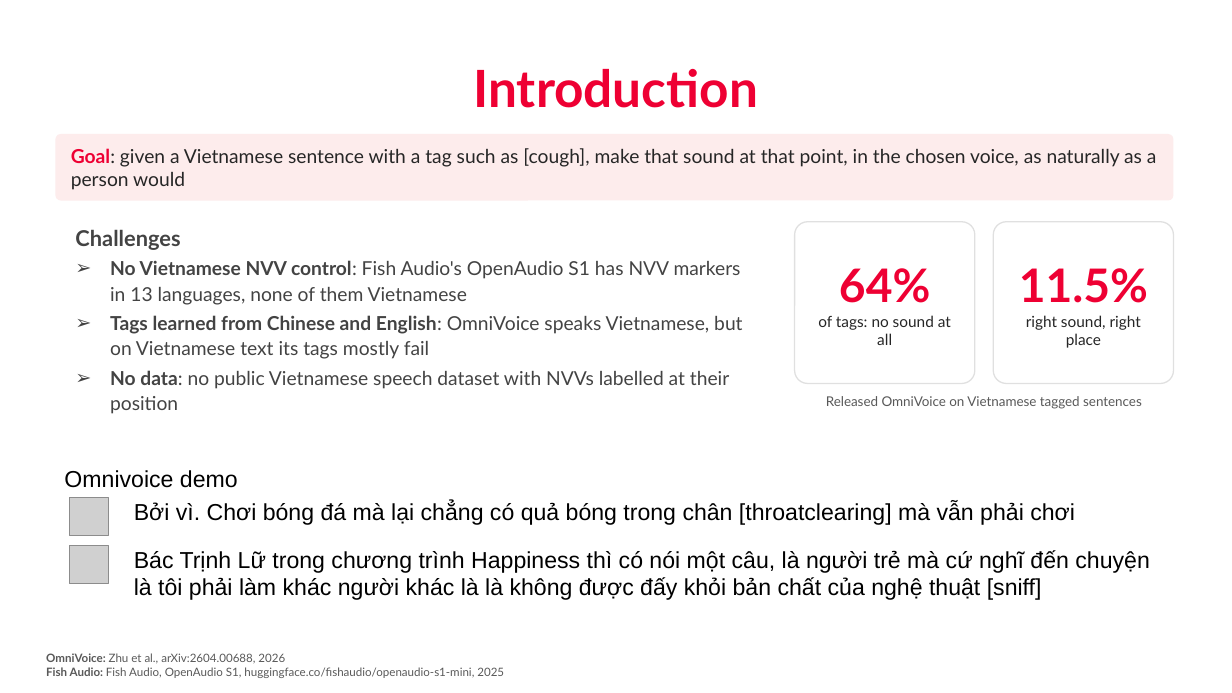
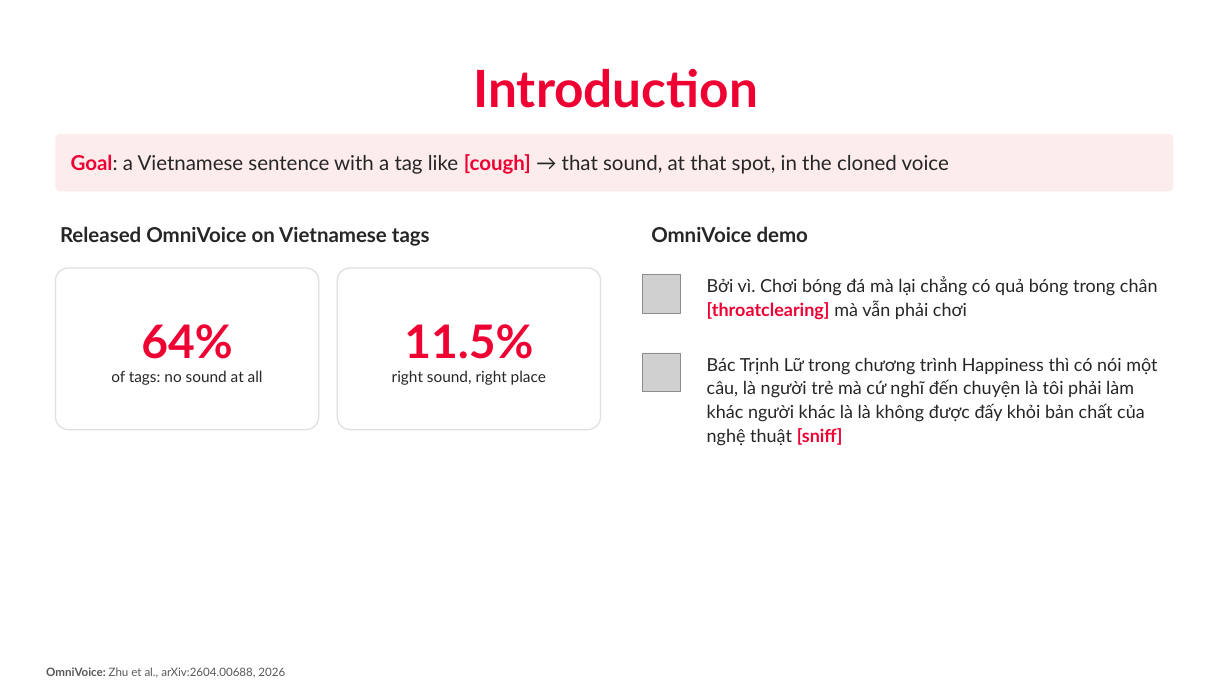
Before and after one commit to nhakanasi/VDT_GD2, a slide deck: slide 5 of Method.pptx (slide 4 before the commit). Drawn at 1232x693 pixels with LibreOffice and Linux fonts; fonts in the diff are those of the drawing; grey boxes stand for pictures; background and template pictures are left out. Boxes give left, top, right and bottom in pixels: in the first picture for what was removed or moved away, otherwise in the second. Text is boxed around its words. In the diff, an @@ line names an element or a change of style, - is before the commit and + after.

Commit message:
update

```diff
--- a/Method.pptx
+++ b/Method.pptx
@@ rounded rectangle "Goal: a Vietnamese sentence with ...": place and size @@
-rounded rectangle "Goal: a Vietnamese sentence with ..." at (55,134,1174,201)
+rounded rectangle "Goal: a Vietnamese sentence with ..." at (55,134,1174,191)
@@ text in rounded rectangle at (71,154,949,174): text changed; size 15 to 16 pt @@
-Goal: given a Vietnamese sentence with a tag such as [cough], make that sound at that point, in the chosen voice, as naturally as a person would
+Goal: a Vietnamese sentence with a tag like [cough] → that sound, at that spot, in the cloned voice
@@ text at (60,226,430,246): text changed; size 10.5 to 16 pt; text colour #595959 to #262626; bold on @@
-Released OmniVoice on Vietnamese tagged sentences
+Released OmniVoice on Vietnamese tags
@@ text removed at (75,229,742,414) @@
-Challenges
-➢ No Vietnamese NVV control: Fish Audio's OpenAudio S1 has NVV markers in 13 languages, none of them Vietnamese
-➢ Tags learned from Chinese and English: OmniVoice speaks Vietnamese, but on Vietnamese text its tags mostly fail
-➢ No data: no public Vietnamese speech dataset with NVVs labelled at their position
@@ text at (651,226,808,242): text changed; size 18 to 16 pt; font Arial to Lato; text colour #000000 to #262626; bold on @@
-Omnivoice demo
+OmniVoice demo
@@ rounded rectangle "64%": place and size @@
-rounded rectangle "64%" at (795,222,975,384)
+rounded rectangle "64%" at (55,268,319,430)
@@ rounded rectangle "11.5%": place and size @@
-rounded rectangle "11.5%" at (994,222,1174,384)
+rounded rectangle "11.5%" at (337,268,601,430)
@@ text "Bởi vì. Chơi bóng đá ...": place and size @@
-text "Bởi vì. Chơi bóng đá ..." at (134,501,1075,525)
+text "Bởi vì. Chơi bóng đá ..." at (707,277,1158,320)
@@ text "Bởi vì. Chơi bóng đá ..." at (707,277,1158,320): size 18 to 14 pt, font Arial to Lato; text colour #000000 to #262626 in "Bởi vì. Chơi bóng đá mà lại ..."; text colour #000000 to #EE0033, bold on in "[throatclearing]"; line spacing 1 to 1.1 @@
@@ picture: place and size @@
-picture at (69,497,108,536)
+picture at (642,274,681,313)
@@ picture: place and size @@
-picture at (69,545,108,584)
+picture at (642,353,681,392)
@@ text "Bác Trịnh Lữ trong chương ...": place and size @@
-text "Bác Trịnh Lữ trong chương ..." at (134,550,1149,600)
+text "Bác Trịnh Lữ trong chương ..." at (707,357,1157,446)
@@ text "Bác Trịnh Lữ trong chương ..." at (707,357,1157,446): size 18 to 14 pt, font Arial to Lato, text colour #000000 to #262626; text colour #000000 to #EE0033, bold on in "[sniff]"; line spacing 1 to 1.1 @@
@@ text at (46,667,504,678): paragraph removed @@
-Fish Audio: Fish Audio, OpenAudio S1, huggingface.co/fishaudio/openaudio-s1-mini, 2025
```
Also in this commit, not shown: 9 other slides changed, 2 slides added.
